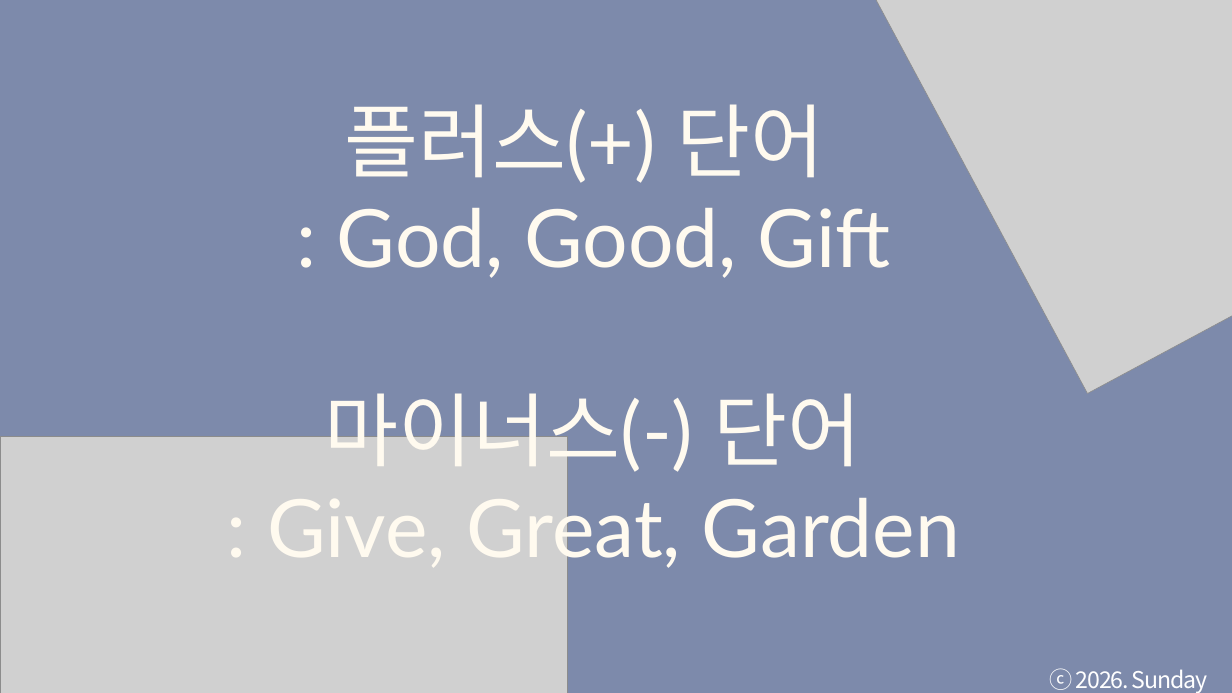
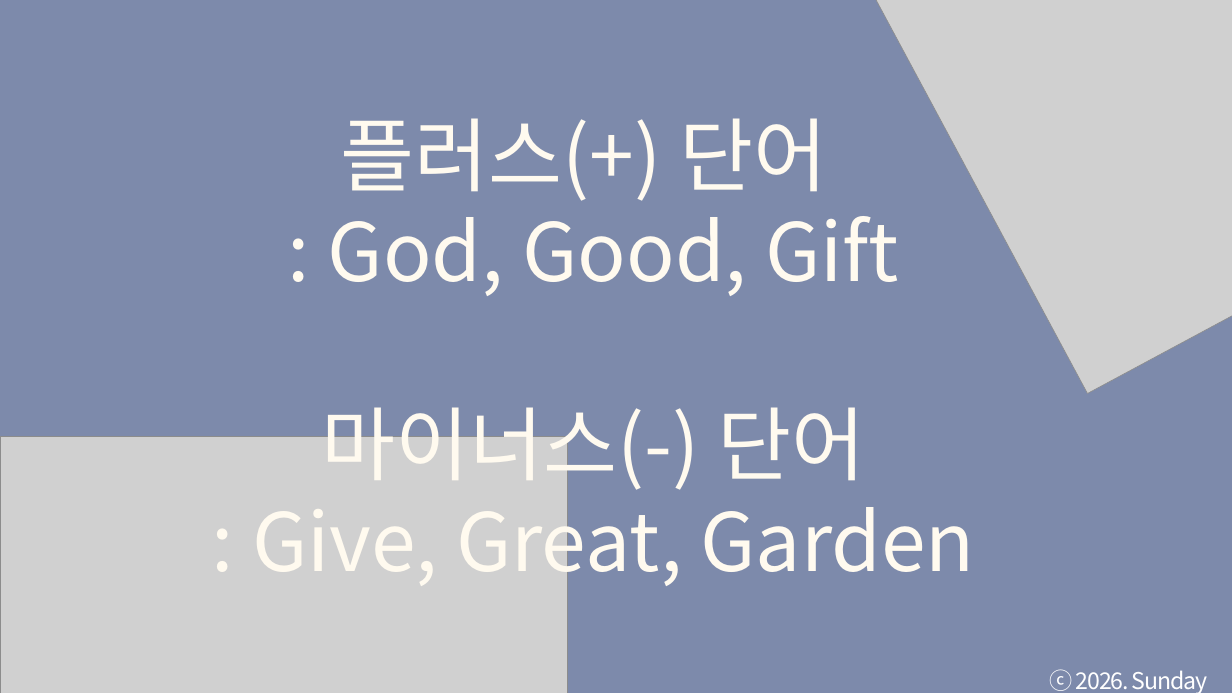
Before and after one commit to tkdgns25300/sunday_play, a slide deck: slide 6 of public/downloads/games/word-speed-quiz/rules.pptx. Drawn at 1232x693 pixels with LibreOffice and Linux fonts; fonts in the diff are those of the drawing; grey boxes stand for pictures. Boxes give left, top, right and bottom in pixels: in the first picture for what was removed or moved away, otherwise in the second. Text is boxed around its words. In the diff, an @@ line names an element or a change of style, - is before the commit and + after.

```diff
--- a/public/downloads/games/word-speed-quiz/rules.pptx
+++ b/public/downloads/games/word-speed-quiz/rules.pptx
@@ text "플러스(+) 단어": place and size @@
-text "플러스(+) 단어" at (267,104,960,572)
+text "플러스(+) 단어" at (252,118,974,591)
@@ text "플러스(+) 단어" at (252,118,974,591): font Lato to Noto Sans CJK KR @@
```
Also in this commit, not shown: 20 other slides changed, 3 other files.
